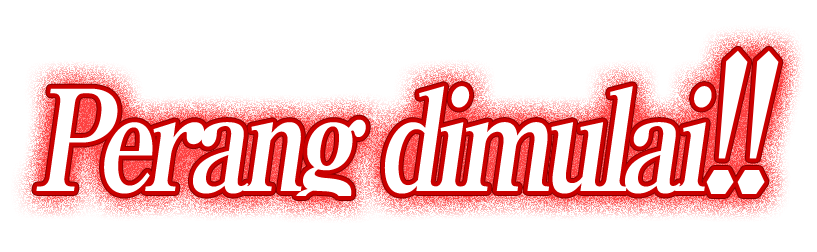
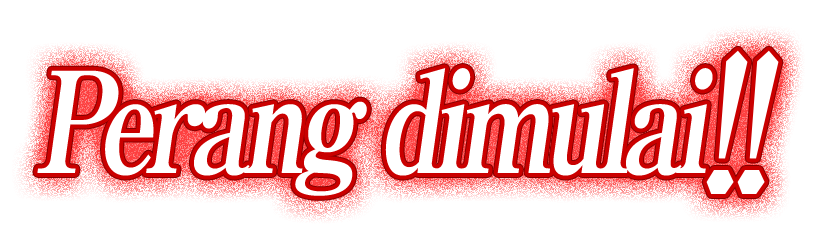
Comparing the layer stacks of the two 817x252 images. Changes:
painted on "Battle_Start!!" (1st of 2) over (36, 68, 713, 196)
painted on "Battle_Start!!" (2nd of 2) over (36, 68, 713, 196)
